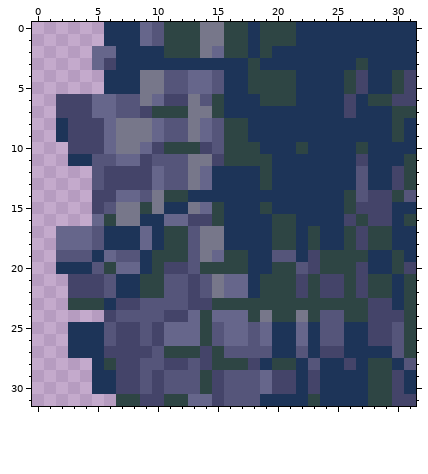
Pixel-art sprite: images/crater_004.png. Above, as it was before the edit.
The file is 32x32 pixels.
Once edited:
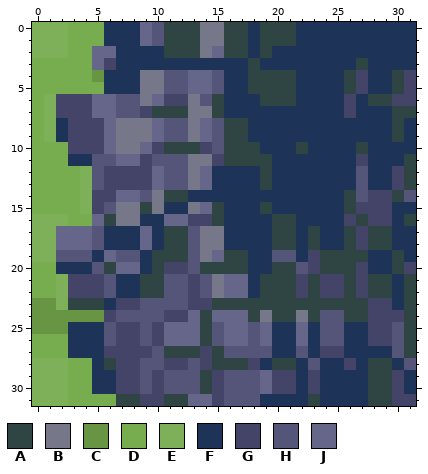
Palette (. is transparent): A #2e4544  B #77778a  C #679544  D #77ac4f  E #7eaf59  F #1d3458  G #444469  H #55557a  J #66668b
Difference:
Changed rows in their new state; - is an unchanged pixel.
first column x 0:
 0 EEEDDD-
 1 EEEDDD-
 2 EEEDD--
 3 DDDDD--
 4 DDDDDC-
 5 DDDDDD-
 6 DE-----
 7 DE-----
 8 DE-----
 9 DE-----
10 DDD----
11 DDD----
12 DDDDE--
13 DDDDE--
14 DDDDE--
15 DDDDE--
16 EEEDD--
17 EE-----
18 EE-----
19 EE-----
20 DD-----
21 DDE----
22 DDE----
23 CCE----
24 CCCCCC-
25 CCC----
26 DDD----
27 DDD----
28 EEEDD--
29 EEEDD--
30 EEEDD--
31 EEEDDDD
Changed places in both pictures, as pixel boxes (x1, y1, x2, y2):
added: (32, 22, 116, 406)
